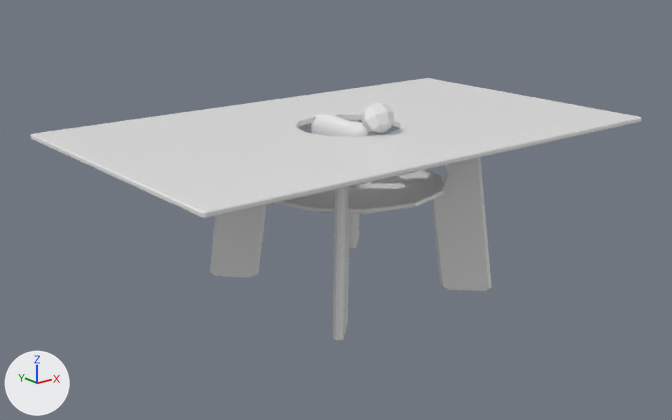
What one commit did to the Blender file Blend/Casa/HouseTable1.blend.
One viewpoint serves both versions: a 50 mm camera at (-5.05, -6.13, 3.17) aimed at (-0.12, 0.03, 0.7). Lighting does not change. The marker at lower left points along +X, +Y and +Z.

The scene before the commit, as lines of its bpy script (objects in view):
```python
mat_mathousetable1 = principled_material('MatHouseTable1')
mat_mathousetable1.base_color = (0.8, 0.8, 0.8)  # white #e7e7e7
mat_mathousetable1.roughness = 0.4
me_basecat = bpy.data.meshes.new('BaseCat')
me_basecat.from_pydata(...)  # 4952 vertices, 4808 faces; spans x -13.4..13.8, y -0.9..75.8, z -61.1..51.9
me_housetable1 = bpy.data.meshes.new('HouseTable1')
me_housetable1.from_pydata(...)  # 402 vertices, 408 faces; spans x -2.29..2.29, y -1.39..1.39, z -0.03..1.43
me_housetable1.materials.append(mat_mathousetable1)  # white #e7e7e7
ob_basecat = bpy.data.objects.new('BaseCat', me_basecat)
ob_basecat.location = (0.0, 0.0, 0.959)
ob_basecat.rotation_euler = (1.571, 0.0, 0.0)  # degrees (90, 0, 0)
ob_basecat.scale = (0.01, 0.01, 0.01)
ob_housetable1 = bpy.data.objects.new('HouseTable1', me_housetable1)
ob_housetable1.location = (0.0, 0.0, 0.026)
```
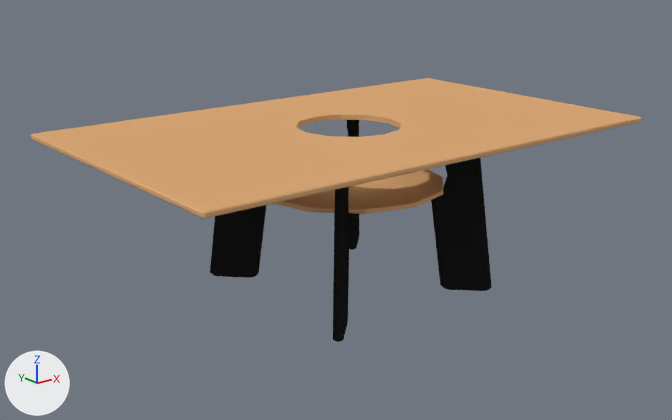
The change, as JSON lines over the scene's bpy script:
```json
{"op": "add", "block": "img_texhousetable1", "code": ["img_texhousetable1 = load_image('TexHouseTable1', '../../Textures/TexHouseTable1.png', 1024, 1024, 'sRGB')"]}
{"block": "mat_mathousetable1", "where": "n1 = _N.new('ShaderNodeBsdfPrincipled'); n1.name = 'Principled BSDF'"}
{"op": "add", "block": "mat_mathousetable1", "code": "n1.inputs[13].default_value = 0.0  # 'Specular IOR Level'"}
{"op": "add", "block": "mat_mathousetable1", "code": "n2 = _N.new('ShaderNodeMapping'); n2.name = 'Mapping'"}
{"op": "add", "block": "mat_mathousetable1", "code": "n3 = _N.new('ShaderNodeTexCoord'); n3.name = 'Texture Coordinate'"}
{"op": "add", "block": "mat_mathousetable1", "code": "n4 = _N.new('ShaderNodeTexImage'); n4.name = 'Image Texture'"}
{"op": "add", "block": "mat_mathousetable1", "code": "n4.image = img_texhousetable1"}
{"op": "add", "block": "mat_mathousetable1", "code": "_L.new(n2.outputs[0], n4.inputs[0])  # 'Vector' to 'Vector'"}
{"op": "add", "block": "mat_mathousetable1", "code": "_L.new(n3.outputs[2], n2.inputs[0])  # 'UV' to 'Vector'"}
{"op": "add", "block": "mat_mathousetable1", "code": "_L.new(n4.outputs[0], n1.inputs[0])  # 'Color' to 'Base Color'"}
{"op": "add", "block": "ob_basecat", "code": "ob_basecat.hide_set(True)"}
```

Changed parts and their boxes (x1, y1, x2, y2) in the pictures (672 x 420 px):
```json
{"object": "HouseTable1", "change": "surface changed", "before": [31, 78, 641, 342], "after": [31, 78, 641, 342], "on screen": "white to orange"}
{"object": "BaseCat", "change": "hidden", "before": [306, 103, 394, 188]}
```
